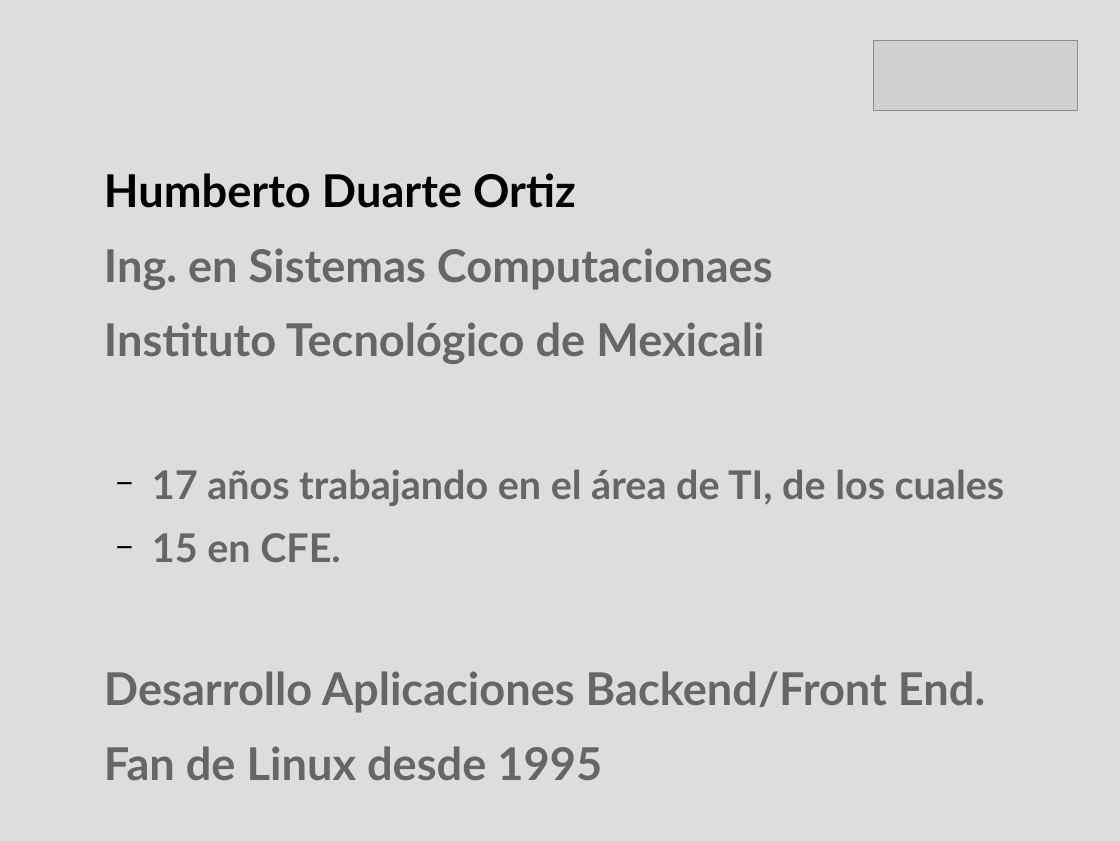
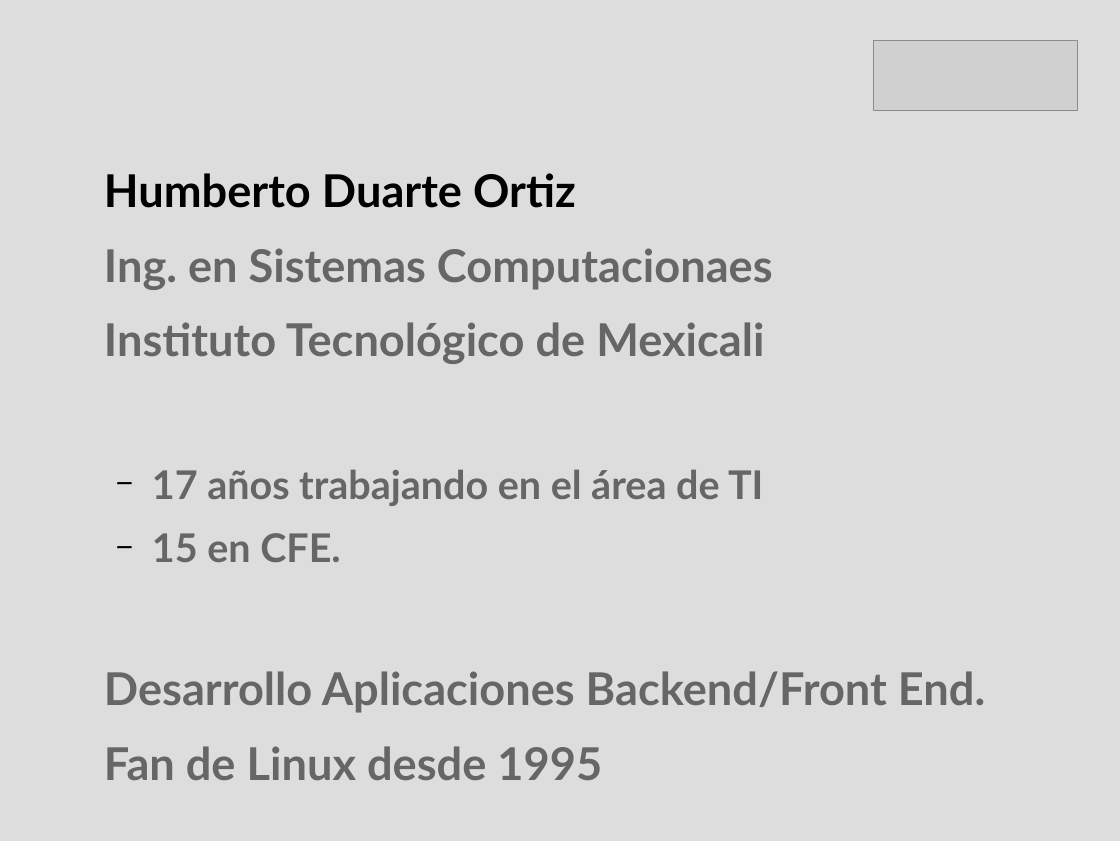
Before and after one commit to hdortiz/docker_rocc2015, a slide deck: slide 2 of presentacion.odp. Drawn at 1120x841 pixels with LibreOffice and Linux fonts; fonts in the diff are those of the drawing; grey boxes stand for pictures. Boxes give left, top, right and bottom in pixels: in the first picture for what was removed or moved away, otherwise in the second. Text is boxed around its words. In the diff, an @@ line names an element or a change of style, - is before the commit and + after.

```diff
--- a/presentacion.odp
+++ b/presentacion.odp
@@ text at (152, 469, 763, 506): text changed @@
-  − 17 años trabajando en el área de TI, de los cuales
+  − 17 años trabajando en el área de TI
```
Also in this commit, not shown: 4 other slides changed, 2 slides added, 1 slide removed.
